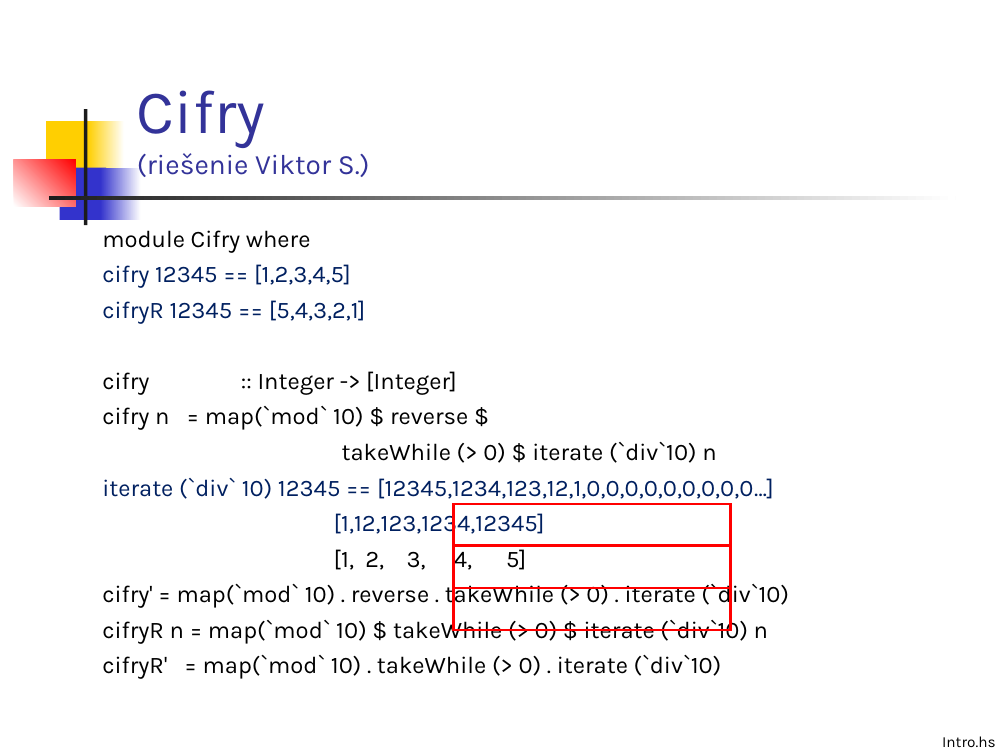
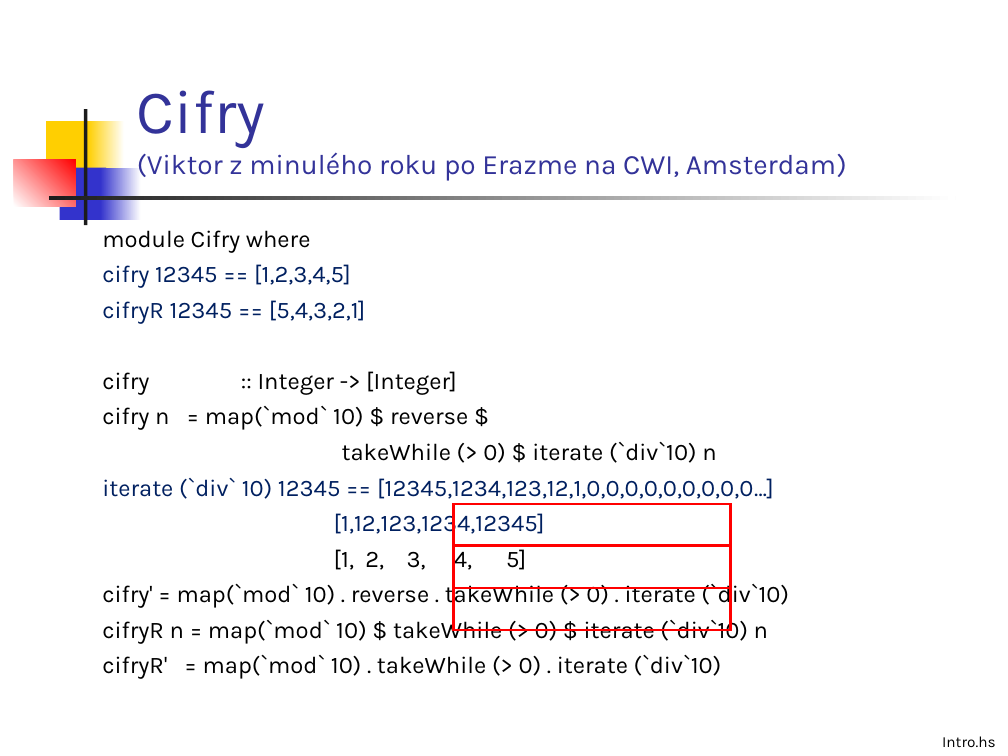
Before and after one commit to Funkcionalne/Prednasky, a slide deck: slide 12 of 03/03_fpro.ppt (slide 10 before the commit). Drawn at 1008x756 pixels with LibreOffice and Linux fonts; fonts in the diff are those of the drawing. Boxes give left, top, right and bottom in pixels: in the first picture for what was removed or moved away, otherwise in the second. Text is boxed around its words. In the diff, an @@ line names an element or a change of style, - is before the commit and + after.

```diff
--- a/03/03_fpro.ppt
+++ b/03/03_fpro.ppt
@@ title at box(137, 90, 847, 181): text changed @@
-Cifry
-(riešenie Viktor S.)
+Cifry
+(Viktor z minulého roku po Erazme na CWI, Amsterdam)
```
Also in this commit, not shown: 3 other slides changed, 3 slides added, 7 other files.
